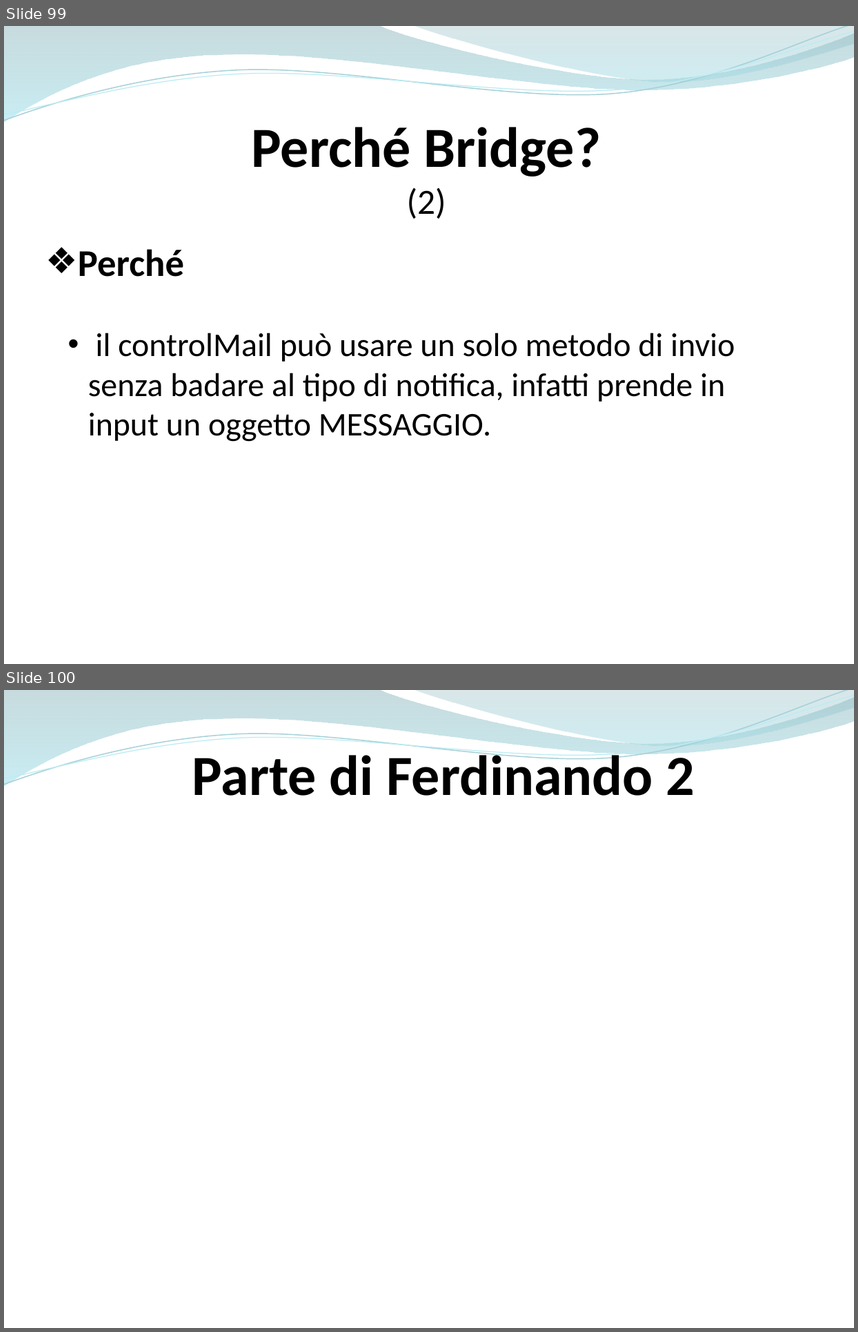
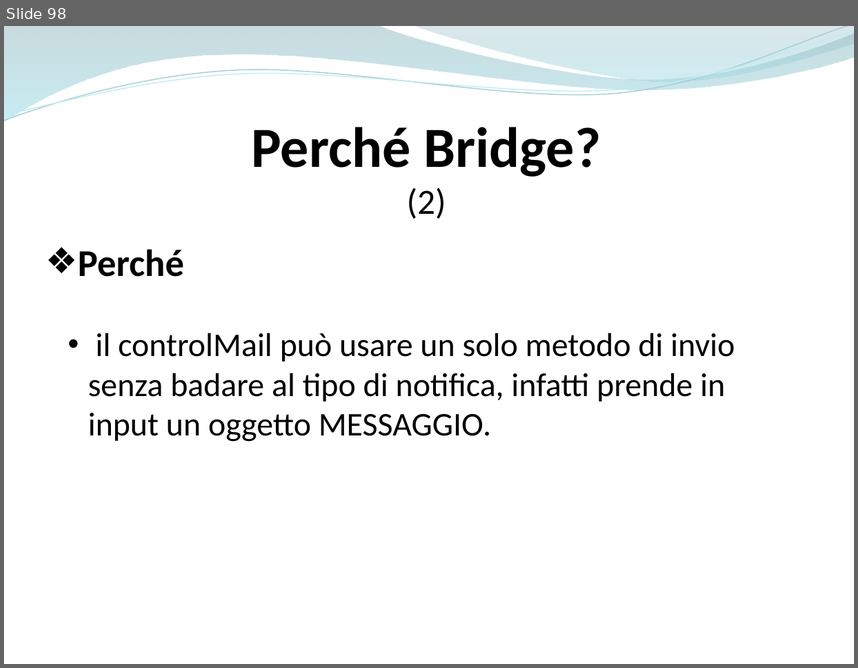
Before and after one commit to ammirate/at-silo, a slide deck: Presentazione/Atsilo1/[BOZZA] Atsilo_A_PresentazioneFinale copia.pptx. Shown one above the other, each under a label of ours: slides 99 and 100 before the commit, slide 98 after it. The pictures are 858x1332 and 858x668 pixels, drawn with LibreOffice and Linux fonts; fonts in the diff are those of the drawing. Boxes give left, top, right and bottom in pixels: in the first picture for what was removed or moved away, otherwise in the second. Text is boxed around its words. In the diff, an @@ line names an element or a change of style, - is before the commit and + after.

```diff
--- a/Presentazione/Atsilo1/[BOZZA] Atsilo_A_PresentazioneFinale copia.pptx
+++ b/Presentazione/Atsilo1/[BOZZA] Atsilo_A_PresentazioneFinale copia.pptx
@@ slide 100 removed at [4,690,854,1328], background #FFFFFF; not listed: 4 template elements that a slide beside it also shows @@
@@ text removed at [192,748,695,796] @@
-Parte di Ferdinando 2
@@ what was slide 99 is now slide 98 @@
```
